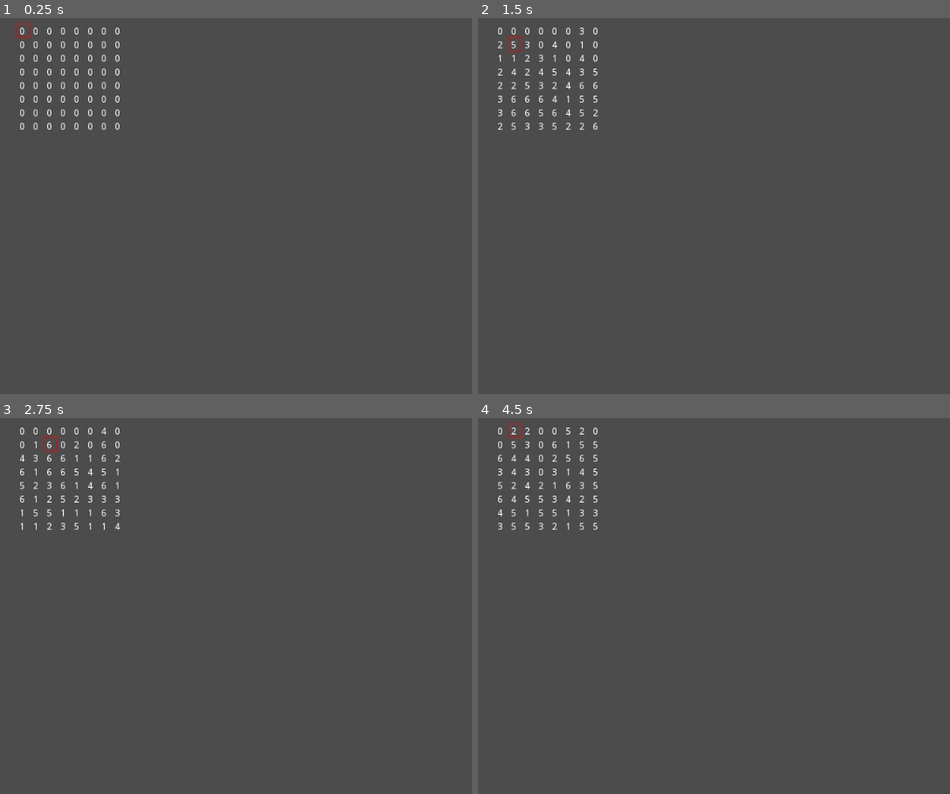
Above: before the commit, frames 1-4 (two rows, left to right).
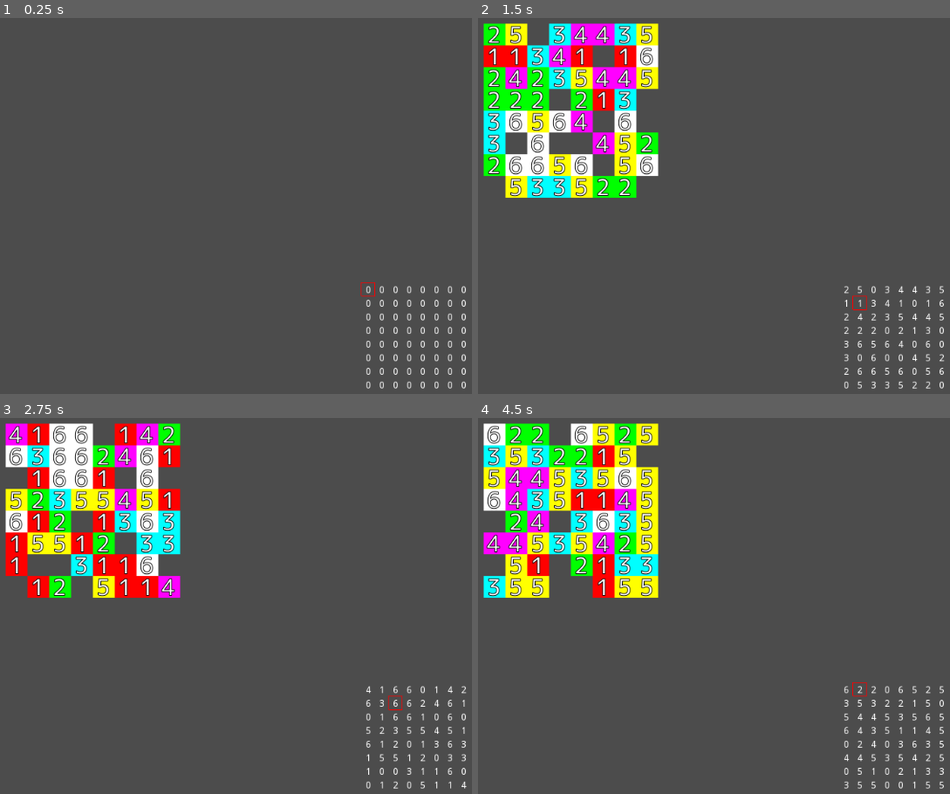
Above: after the commit, the same moments.

Repository: syun77/gd_match3
Game: Godot game, scene res://Main.tscn
Two runs of this game, one before a commit and one after it. Both use one fixed random seed, a clock stepped at 60 frames per second and the inputs below.
Inputs:
- Up to frame 1 (0.25 s): no input
- Up to frame 2 (1.5 s): tap Enter at 0.5 s; hold Right (ui_right) 0.53-1.28 s; tap R (ui_r) at 0.6, 1.35 s; tap Space at 1.25 s; hold Down (ui_down) from 1.28 s (still down)
- Up to frame 3 (2.75 s): tap Enter at 2 s; release Down (ui_down) at 2.03 s; hold Right (ui_right) from 2.03 s (still down); tap R (ui_r) at 2.1 s
- Up to frame 4 (4.5 s): tap Space at 2.75, 4.25 s; release Right (ui_right) at 2.78 s; hold Up (ui_up) 2.78-3.53 s; tap R (ui_r) at 2.85, 3.6, 4.35 s; tap Enter at 3.5 s; hold Left (ui_left) from 3.53 s (still down)

The runs differ from the first frame. In frame 1, 1.8% of the frame differs, in the area x 3-99%, y 1-99%; in frame 2, 15%; in frame 3, 15%; in frame 4, 16%, in the area x 1-99%, y 1-99%.

Commit message:
タイルオブジェクトを実装中

Diff:
--- a/TestMatch3/Main.gd
+++ b/TestMatch3/Main.gd
@@ -5,6 +5,7 @@
 # ----------------------------------------
 const Point2 = preload("res://Point2.gd")
 const Array2 = preload("res://Array2.gd")
+const TileObj = preload("res://Tile.tscn")
 
 # ----------------------------------------
 # 定数.
@@ -20,6 +21,8 @@
 var _cursor = Point2.new()
 var _select = Point2.new()
 
+var _tiles = []
+
 # ----------------------------------------
 # メンバ関数.
 # ----------------------------------------
@@ -28,8 +31,16 @@
 	# 選択位置をリセットする.
 	_select.reset()
 
+func _create_tile(id:int, x:int, y:int) -> TileObj:
+	var tile = TileObj.instance()
+	add_child(tile)
+	tile.appear(id, x, y)
+	return tile
+
+# 更新.
 func _process(_delta: float) -> void:
 
+	# カーソルの移動.
 	if Input.is_action_just_pressed("ui_left"):
 		_cursor.x -= 1
 	if Input.is_action_just_pressed("ui_right"):
@@ -45,7 +56,7 @@
 		# ランダムにブロックを配置する
 		_set_random()
 		# 落下させる
-		_fall()
+		#_fall()
 
 	if Input.is_action_just_pressed("ui_z"):
 		if _cursor.equal(_select) == false:
@@ -67,9 +78,21 @@
 	update()
 
 func _set_random() -> void:
+	for tile in _tiles:
+		tile.queue_free()
+	_tiles = []
+
 	for idx in range(_field.width * _field.height):
 		var v = randi()%7
 		_field.set_idx(idx, v)
+		if v == Array2.EMPTY:
+			pass
+			#continue
+		var px = _field.to_x(idx)
+		var py = _field.to_y(idx)
+		var tile = _create_tile(v, px, py)
+		_tiles.append(tile)
+		#add_child(tile)
 
 # 落下.
 func _fall() -> void:
@@ -146,19 +169,22 @@
 
 func _draw() -> void:
 
-	_draw_cursor(_cursor.x, _cursor.y, Color.red)
+	_draw_cursor(_cursor.x, _cursor.y, Color.red, 512, 380)
 	if _select.is_valid():
-		_draw_cursor(_select.x, _select.y, Color.yellow)
+		_draw_cursor(_select.x, _select.y, Color.yellow, 512, 380)
 
 	for j in range(_field.height):
-		var buf = ""
 		for i in range(_field.width):
-			buf += "%2d  "%_field.getv(i, j)
-		draw_string(_font, Vector2(32, 32 + 20 * j), buf)
+			var n = _field.getv(i, j)
+			_draw_tile(n, i, j, 512, 380)
 
-func _draw_cursor(x:int, y:int, color:Color) -> void:
+func _draw_tile(n:int, x:int, y:int, x_ofs:float, y_ofs:float) -> void:
+	var buf = "%d"%n
+	draw_string(_font, Vector2(x_ofs + 32 + 20 * x, y_ofs + 32 + 20 * y), buf)
+
+func _draw_cursor(x:int, y:int, color:Color, x_ofs:float, y_ofs:float) -> void:
 	var rect = Rect2(
-		Vector2(32 + 20 * x, 16 + 20 * y),
+		Vector2(x_ofs + 26 + 20 * x, y_ofs + 16 + 20 * y),
 		Vector2(20, 20)
 	)
 	draw_rect(rect, color, false)
--- /dev/null
+++ b/TestMatch3/Tile.gd
@@ -0,0 +1,119 @@
+extends Area2D
+
+class_name TileObj
+
+const Array2 = preload("res://Array2.gd")
+
+# 重力加速度.
+const GRAVITY_Y = 100
+
+# 消滅時間.
+const TIMER_VANISH = 1.0
+
+enum eTile {
+	NONE = 0 # 無効なタイルID
+}
+
+enum eState {
+	HIDE, # 非表示.
+	FALLING, # 落下中.
+	STANDBY, # 待機中.
+	VANISH, # 消滅演出中.
+}
+
+# タイルID
+var _id:int = 0
+
+# 状態.
+var _timer:float = 0
+var _state = eState.HIDE
+
+# 現在の座標.
+var _now_x:float = 0
+var _now_y:float = 0
+# 移動先.
+var _next_x:float = 0
+var _next_y:float = 0
+
+# 落下速度.
+var _velocity_y:float = 0
+
+onready var _rect = $ColorRect
+onready var _label = $Label
+
+func set_id(var id):
+	_id = id
+	var tbl = [
+		Color.white,
+		Color.red,
+		Color.green,
+		Color.aqua,
+		Color.magenta,
+		Color.yellow,
+		Color.white
+	]
+
+	_rect.color = tbl[id]
+
+func get_id() -> int:
+	return _id
+
+func appear(id:int, px:float, py:float) -> void:
+	# IDを設定.
+	set_id(id)
+
+	_now_x = px
+	_now_y = py
+	_next_x = px
+	_next_y = py # TODO: 落下先を探す.
+
+	_state = eState.FALLING
+	visible = true
+
+func to_world(x:float, y:float) -> Vector2:
+	# タイル座標系をワールド座標に変換する.
+	var px = 32 + 32 * x
+	var py = 32 + 32 * y
+	return Vector2(px, py)
+
+func is_hide() -> bool:
+	return _state == eState.HIDE
+
+func start_vanish() -> void:
+	_state = eState.VANISH
+	_timer = TIMER_VANISH
+
+func _ready() -> void:
+	set_id(eTile.NONE)
+	visible = false
+
+func _process(delta: float) -> void:
+	if _id == eTile.NONE:
+		visible = false
+		return
+
+	# タイル座標系をワールド座標系に変換.
+	position = to_world(_now_x, _now_y)
+
+	_label.text = "%d"%_id
+
+	match _state:
+		eState.HIDE: # 非表示.
+			visible = false
+		eState.FALLING: # 落下中.
+
+			_velocity_y += GRAVITY_Y
+			var dy = _next_y - _now_y
+			if dy > 0:
+				# 移動完了.
+				_now_y = _next_y
+				_state = eState.STANDBY
+		eState.STANDBY:
+			pass
+		eState.VANISH:
+			_timer -= delta
+			visible = true
+			if fmod(_timer, 0.2) < 0.1:
+				visible = false
+			if _timer < 0:
+				_state = eState.HIDE
--- /dev/null
+++ b/TestMatch3/Tile.tscn
@@ -0,0 +1,29 @@
+[gd_scene load_steps=4 format=2]
+
+[ext_resource path="res://Tile.gd" type="Script" id=1]
+[ext_resource path="res://font_theme.tres" type="Theme" id=2]
+
+[sub_resource type="RectangleShape2D" id=1]
+extents = Vector2( 16, 16 )
+
+[node name="Tile" type="Area2D"]
+script = ExtResource( 1 )
+
+[node name="ColorRect" type="ColorRect" parent="."]
+margin_left = -16.0
+margin_top = -16.0
+margin_right = 16.0
+margin_bottom = 16.0
+
+[node name="CollisionShape2D" type="CollisionShape2D" parent="."]
+shape = SubResource( 1 )
+
+[node name="Label" type="Label" parent="."]
+margin_left = -29.0
+margin_top = -23.0
+margin_right = 28.0
+margin_bottom = 23.0
+theme = ExtResource( 2 )
+text = "Tile"
+align = 1
+valign = 1
--- /dev/null
+++ b/TestMatch3/font_theme.tres
@@ -0,0 +1,13 @@
+[gd_resource type="Theme" load_steps=3 format=2]
+
+[sub_resource type="DynamicFontData" id=1]
+font_path = "res://mplus-1c-regular.ttf"
+
+[sub_resource type="DynamicFont" id=2]
+size = 32
+outline_size = 1
+outline_color = Color( 0, 0, 0, 1 )
+font_data = SubResource( 1 )
+
+[resource]
+default_font = SubResource( 2 )
--- a/TestMatch3/project.godot
+++ b/TestMatch3/project.godot
@@ -7,6 +7,16 @@
 ;   param=value ; assign values to parameters
 
 config_version=4
+
+_global_script_classes=[ {
+"base": "Area2D",
+"class": "TileObj",
+"language": "GDScript",
+"path": "res://Tile.gd"
+} ]
+_global_script_class_icons={
+"TileObj": ""
+}
 
 [application]
 
Binary file added: TestMatch3/mplus-1c-regular.ttf
Not shown, changed: .gitignore
